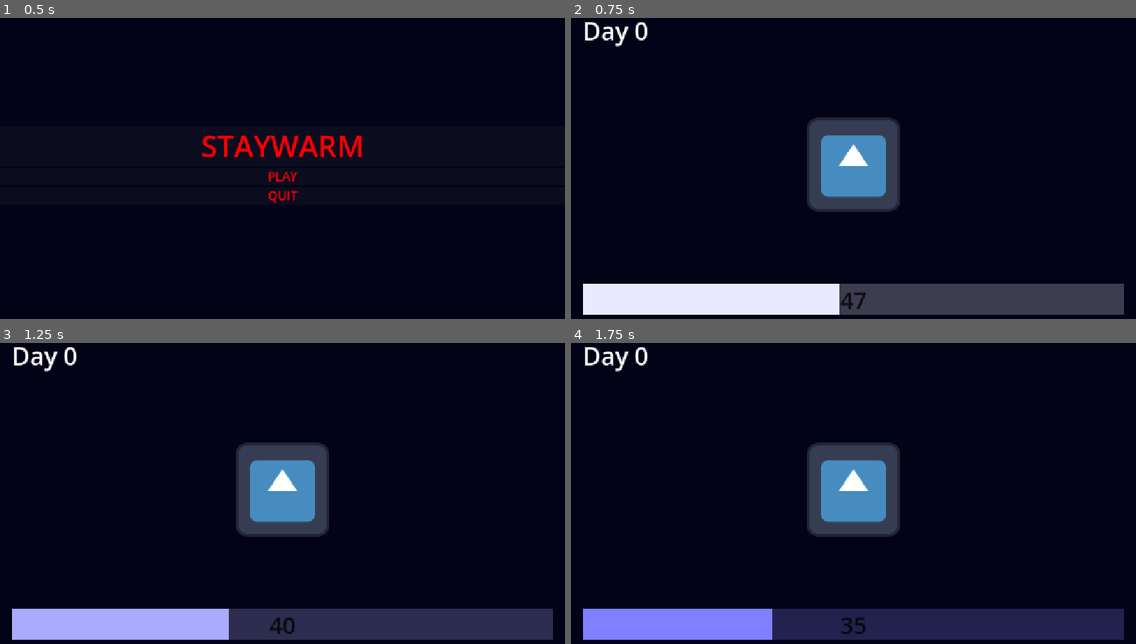
Above: before the commit, frames 1-4 (two rows, left to right).
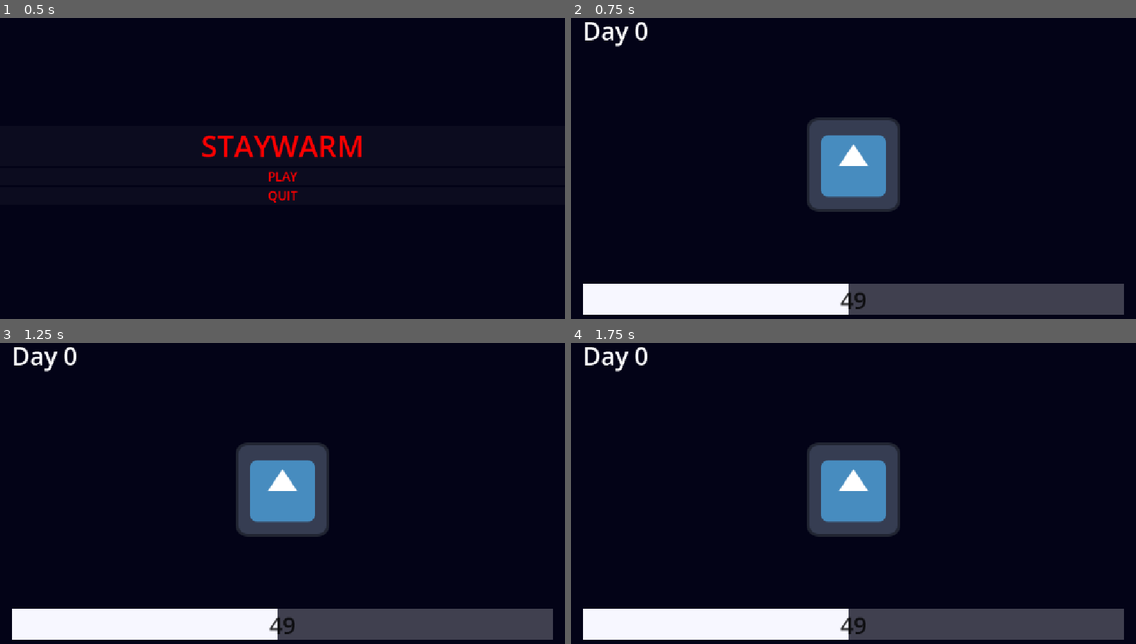
Above: after the commit, the same moments.

Repository: antholol/godot-wild-jam-99
Game: Godot game, scene res://scenes/menu.tscn
The game is run twice, just before and just after one commit, with the same random seed, the same clock (stepped at 60 frames per second) and the same inputs. The engine's default icon, where the game draws it, is replaced by a stand-in: a white triangle on a blue panel in a dark square.
Inputs (mouse positions are in pixels of both pictures, inside the frame that each line leads up to):
- Up to frame 1 (0.5 s): no input
- Up to frame 2 (0.75 s): click "PLAY" at 0.5 s
- Up to frame 3 (1.25 s): no input
- Up to frame 4 (1.75 s): move the mouse to (977, 472) at 1.27 s

Frame 1 is identical in both runs. In frame 2, 0.2% of the frame differs, in the area x 47-53%, y 88-99%; in frame 3, 4.9%; in frame 4, 9.8%, in the area x 2-98%, y 88-99%.

Commit message:
fixed heat
got a bit of help from fluffyfishdev :>

Diff:
--- a/project_time_tracker.json
+++ b/project_time_tracker.json
@@ -1,9 +1,9 @@
 {
-  "2D": 1037.249,
-  "3D": 2.151,
+  "2D": 1073.579,
+  "3D": 24.61,
   "AFK": 55.862,
   "Asset Store": 60.051,
   "Documentation": 489.292000000007,
-  "Game": 1412.795,
-  "Script": 5736.182
+  "Game": 2141.958,
+  "Script": 7650.106
 }
--- a/scenes/mainGame.tscn
+++ b/scenes/mainGame.tscn
@@ -101,3 +101,7 @@
 [node name="cat" type="Sprite2D" parent="CanvasLayer/BoxContainer" unique_id=359311703]
 scale = Vector2(1.5, 1.5)
 texture = ExtResource("3_iuu36")
+
+[node name="Timer" type="Timer" parent="." unique_id=256781494]
+
+[connection signal="timeout" from="Timer" to="." method="_on_timer_timeout"]
--- a/scenes/main_game.gd
+++ b/scenes/main_game.gd
@@ -3,24 +3,28 @@
 @onready var heat_bar: ProgressBar = $"CanvasLayer/Heat Bar"
 @onready var heat_val_label: Label = $"CanvasLayer/Heat Bar/heatValLabel"
 @onready var cat: Sprite2D = $CanvasLayer/BoxContainer/cat
+@onready var timer: Timer = $Timer
 
 @export var myGradient: Gradient
 
 var gameTimeInSeconds: int = 0
+var heatUpdated: bool = false # so it only updates once each second instead of every frame in a second...
 
 # Called when the node enters the scene tree for the first time.
 func _ready() -> void:
 	Global.heat = 50.00
 	Global.daysPassed = 0
 	Global.startTime = Time.get_ticks_msec()
-	Global.aggregateHeatLoss = -0.25
+	Global.aggregateHeatLoss = -1
 
 func _physics_process(delta: float) -> void:
 	Global.currentTime = Time.get_ticks_msec()
 	gameTimeInSeconds = timePassed(Global.startTime,Global.currentTime)
 
-	if ((gameTimeInSeconds % 10) == 0) == true:
+	if ((gameTimeInSeconds % 5) == 0) and (not heatUpdated):
 		updateHeat()
+		heatUpdated = true
+		timer.start(1) #starts a timer to change heatUpdated back to false, so this if statement dont run in the same second (once heat *has* been updated)...
 	#end if
 
 
@@ -28,7 +32,7 @@
 	Global.daysPassed = gameTimeInSeconds / (320) #therefore each day lasts 16/3 minutes
 	dayCounter(Global.daysPassed)
 	changeHeatBarVal(Global.heat)
-	print(Global.aggregateHeatLoss)
+	#print(Global.aggregateHeatLoss)
 
 func _input(event: InputEvent) -> void:
 	if event.is_action_pressed("ESC"):
@@ -47,8 +51,14 @@
 func dayCounter(daysPassed: int) -> void:
 	daysPassedLabel.text = "Day " + str(daysPassed)
 
+func _on_timer_timeout() -> void:
+	heatUpdated = false
+
 func heatCalc(addToHeat: float) -> void: # addToHeat means how much to add i mean ig
 	Global.aggregateHeatLoss += addToHeat
 
 func updateHeat() -> void:
 	Global.heat = Global.heat + Global.aggregateHeatLoss
+	Global.heat = clamp(Global.heat, 0, 100)
+	print("Heat Updated!")
+	print(gameTimeInSeconds)
